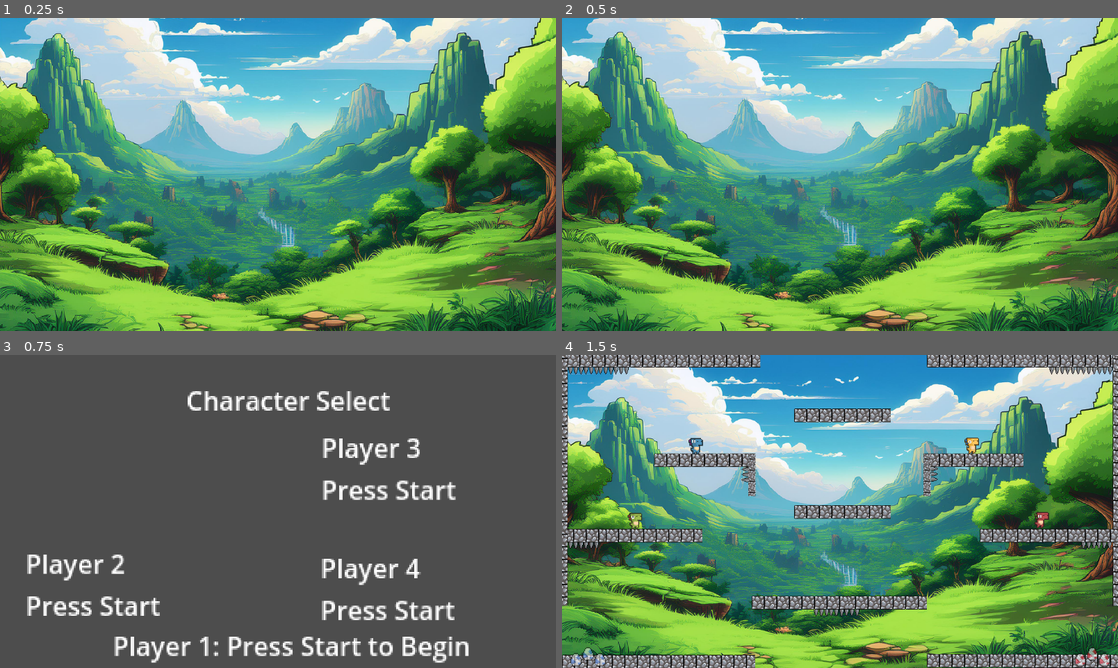
Above: before the commit, frames 1-4 (two rows, left to right).
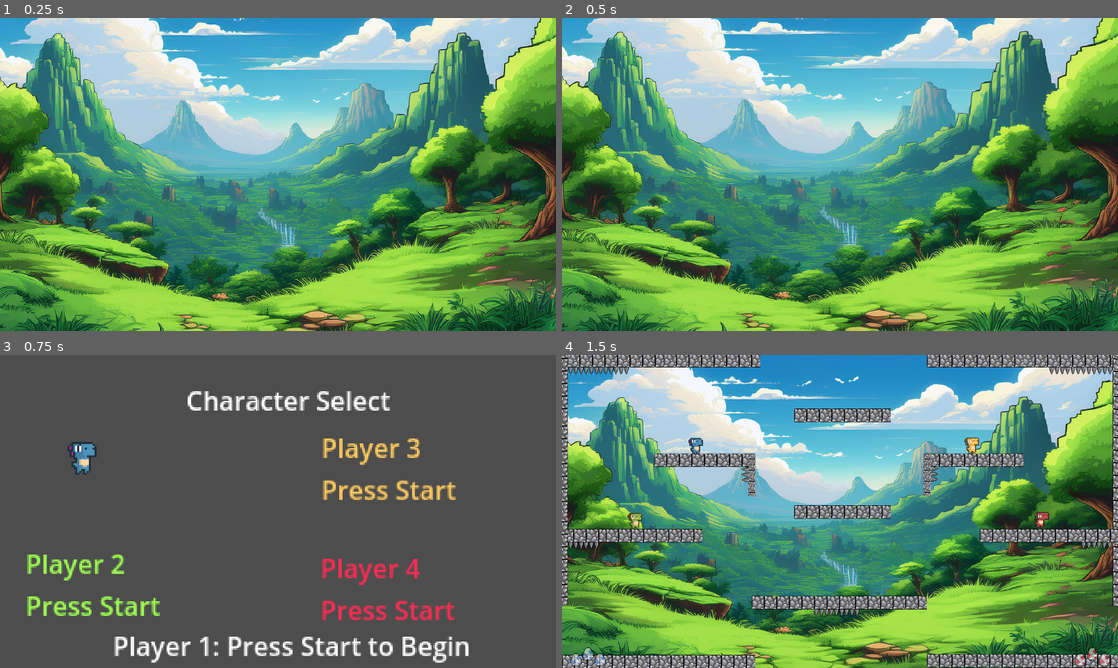
Above: after the commit, the same moments.

Repository: GomaGames/ggj-2025
Game: Godot game, scene res://Scenes/title.tscn
Two runs of this game, one before a commit and one after it. Both use one fixed random seed, a clock stepped at 60 frames per second and the inputs below.
Inputs:
- Up to frame 1 (0.25 s): no input
- Up to frame 2 (0.5 s): no input
- Up to frame 3 (0.75 s): tap Enter (any_start) at 0.5, 0.6 s
- Up to frame 4 (1.5 s): tap Enter (any_start) at 1.25, 1.35 s

Frames 1-2 are identical in both runs. In frame 3, 4.2% of the frame differs, in the area x 4-82%, y 26-85%; in frame 4, nothing differs.

Commit message:
updating player select

Diff:
--- a/Scenes/character_select.tscn
+++ b/Scenes/character_select.tscn
@@ -1,7 +1,579 @@
-[gd_scene load_steps=3 format=3 uid="uid://b2m7gfo3x5hwu"]
+[gd_scene load_steps=79 format=3 uid="uid://b2m7gfo3x5hwu"]
 
 [ext_resource type="Script" path="res://Scenes/character_select.gd" id="1_waoq6"]
 [ext_resource type="PackedScene" uid="uid://d1opgus8oy0s2" path="res://Sprites/Player.tscn" id="2_77kn1"]
+[ext_resource type="Texture2D" uid="uid://cw7h0lpwn120i" path="res://Assets/Sprites/DinoSprites - doux.png" id="3_r4010"]
+[ext_resource type="Texture2D" uid="uid://bpu35jeb3ksg0" path="res://Assets/Sprites/DinoSprites - vita.png" id="4_npym0"]
+[ext_resource type="Texture2D" uid="uid://bphue0fn5n81f" path="res://Assets/Sprites/DinoSprites - tard.png" id="5_in2ne"]
+[ext_resource type="Texture2D" uid="uid://bhowpsyn6gi4f" path="res://Assets/Sprites/DinoSprites - mort.png" id="6_2xl2o"]
+
+[sub_resource type="AtlasTexture" id="AtlasTexture_uvlrn"]
+atlas = ExtResource("3_r4010")
+region = Rect2(336, 0, 24, 24)
+
+[sub_resource type="AtlasTexture" id="AtlasTexture_g7sbh"]
+atlas = ExtResource("3_r4010")
+region = Rect2(360, 0, 24, 24)
+
+[sub_resource type="AtlasTexture" id="AtlasTexture_k37o2"]
+atlas = ExtResource("3_r4010")
+region = Rect2(384, 0, 24, 24)
+
+[sub_resource type="AtlasTexture" id="AtlasTexture_e32mv"]
+atlas = ExtResource("3_r4010")
+region = Rect2(0, 0, 24, 24)
+
+[sub_resource type="AtlasTexture" id="AtlasTexture_82emv"]
+atlas = ExtResource("3_r4010")
+region = Rect2(24, 0, 24, 24)
+
+[sub_resource type="AtlasTexture" id="AtlasTexture_h0ymg"]
+atlas = ExtResource("3_r4010")
+region = Rect2(48, 0, 24, 24)
+
+[sub_resource type="AtlasTexture" id="AtlasTexture_by1lv"]
+atlas = ExtResource("3_r4010")
+region = Rect2(72, 0, 24, 24)
+
+[sub_resource type="AtlasTexture" id="AtlasTexture_b4bu4"]
+atlas = ExtResource("3_r4010")
+region = Rect2(240, 0, 24, 24)
+
+[sub_resource type="AtlasTexture" id="AtlasTexture_do6p2"]
+atlas = ExtResource("3_r4010")
+region = Rect2(264, 0, 24, 24)
+
+[sub_resource type="AtlasTexture" id="AtlasTexture_vqg8x"]
+atlas = ExtResource("3_r4010")
+region = Rect2(288, 0, 24, 24)
+
+[sub_resource type="AtlasTexture" id="AtlasTexture_cf5hu"]
+atlas = ExtResource("3_r4010")
+region = Rect2(312, 0, 24, 24)
+
+[sub_resource type="AtlasTexture" id="AtlasTexture_jbl4j"]
+atlas = ExtResource("3_r4010")
+region = Rect2(96, 0, 24, 24)
+
+[sub_resource type="AtlasTexture" id="AtlasTexture_1k62x"]
+atlas = ExtResource("3_r4010")
+region = Rect2(120, 0, 24, 24)
+
+[sub_resource type="AtlasTexture" id="AtlasTexture_aswia"]
+atlas = ExtResource("3_r4010")
+region = Rect2(144, 0, 24, 24)
+
+[sub_resource type="AtlasTexture" id="AtlasTexture_hqikc"]
+atlas = ExtResource("3_r4010")
+region = Rect2(168, 0, 24, 24)
+
+[sub_resource type="AtlasTexture" id="AtlasTexture_qd8cp"]
+atlas = ExtResource("3_r4010")
+region = Rect2(192, 0, 24, 24)
+
+[sub_resource type="AtlasTexture" id="AtlasTexture_yssy8"]
+atlas = ExtResource("3_r4010")
+region = Rect2(216, 0, 24, 24)
+
+[sub_resource type="SpriteFrames" id="SpriteFrames_i7yvv"]
+animations = [{
+"frames": [{
+"duration": 1.0,
+"texture": SubResource("AtlasTexture_uvlrn")
+}, {
+"duration": 1.0,
+"texture": SubResource("AtlasTexture_g7sbh")
+}, {
+"duration": 1.0,
+"texture": SubResource("AtlasTexture_k37o2")
+}],
+"loop": true,
+"name": &"Hurt",
+"speed": 5.0
+}, {
+"frames": [{
+"duration": 1.0,
+"texture": SubResource("AtlasTexture_e32mv")
+}, {
+"duration": 1.0,
+"texture": SubResource("AtlasTexture_82emv")
+}, {
+"duration": 1.0,
+"texture": SubResource("AtlasTexture_h0ymg")
+}, {
+"duration": 1.0,
+"texture": SubResource("AtlasTexture_by1lv")
+}],
+"loop": true,
+"name": &"Idle",
+"speed": 5.0
+}, {
+"frames": [{
+"duration": 1.0,
+"texture": SubResource("AtlasTexture_b4bu4")
+}, {
+"duration": 1.0,
+"texture": SubResource("AtlasTexture_do6p2")
+}, {
+"duration": 1.0,
+"texture": SubResource("AtlasTexture_vqg8x")
+}, {
+"duration": 1.0,
+"texture": SubResource("AtlasTexture_cf5hu")
+}],
+"loop": true,
+"name": &"Kick",
+"speed": 5.0
+}, {
+"frames": [{
+"duration": 1.0,
+"texture": SubResource("AtlasTexture_jbl4j")
+}, {
+"duration": 1.0,
+"texture": SubResource("AtlasTexture_1k62x")
+}, {
+"duration": 1.0,
+"texture": SubResource("AtlasTexture_aswia")
+}, {
+"duration": 1.0,
+"texture": SubResource("AtlasTexture_hqikc")
+}, {
+"duration": 1.0,
+"texture": SubResource("AtlasTexture_qd8cp")
+}, {
+"duration": 1.0,
+"texture": SubResource("AtlasTexture_yssy8")
+}],
+"loop": true,
+"name": &"Walk",
+"speed": 5.0
+}]
+
+[sub_resource type="AtlasTexture" id="AtlasTexture_hwdfn"]
+atlas = ExtResource("4_npym0")
+region = Rect2(336, 0, 24, 24)
+
+[sub_resource type="AtlasTexture" id="AtlasTexture_2gtle"]
+atlas = ExtResource("4_npym0")
+region = Rect2(360, 0, 24, 24)
+
+[sub_resource type="AtlasTexture" id="AtlasTexture_80hyh"]
+atlas = ExtResource("4_npym0")
+region = Rect2(384, 0, 24, 24)
+
+[sub_resource type="AtlasTexture" id="AtlasTexture_vekfd"]
+atlas = ExtResource("4_npym0")
+region = Rect2(0, 0, 24, 24)
+
+[sub_resource type="AtlasTexture" id="AtlasTexture_r6ews"]
+atlas = ExtResource("4_npym0")
+region = Rect2(24, 0, 24, 24)
+
+[sub_resource type="AtlasTexture" id="AtlasTexture_b2vqq"]
+atlas = ExtResource("4_npym0")
+region = Rect2(48, 0, 24, 24)
+
+[sub_resource type="AtlasTexture" id="AtlasTexture_vk85g"]
+atlas = ExtResource("4_npym0")
+region = Rect2(72, 0, 24, 24)
+
+[sub_resource type="AtlasTexture" id="AtlasTexture_aoqg1"]
+atlas = ExtResource("4_npym0")
+region = Rect2(240, 0, 24, 24)
+
+[sub_resource type="AtlasTexture" id="AtlasTexture_cisn7"]
+atlas = ExtResource("4_npym0")
+region = Rect2(264, 0, 24, 24)
+
+[sub_resource type="AtlasTexture" id="AtlasTexture_ctyyp"]
+atlas = ExtResource("4_npym0")
+region = Rect2(288, 0, 24, 24)
+
+[sub_resource type="AtlasTexture" id="AtlasTexture_hytdu"]
+atlas = ExtResource("4_npym0")
+region = Rect2(312, 0, 24, 24)
+
+[sub_resource type="AtlasTexture" id="AtlasTexture_cj8hr"]
+atlas = ExtResource("4_npym0")
+region = Rect2(96, 0, 24, 24)
+
+[sub_resource type="AtlasTexture" id="AtlasTexture_u41hw"]
+atlas = ExtResource("4_npym0")
+region = Rect2(120, 0, 24, 24)
+
+[sub_resource type="AtlasTexture" id="AtlasTexture_mb5fq"]
+atlas = ExtResource("4_npym0")
+region = Rect2(144, 0, 24, 24)
+
+[sub_resource type="AtlasTexture" id="AtlasTexture_sw37f"]
+atlas = ExtResource("4_npym0")
+region = Rect2(168, 0, 24, 24)
+
+[sub_resource type="AtlasTexture" id="AtlasTexture_p1wsl"]
+atlas = ExtResource("4_npym0")
+region = Rect2(192, 0, 24, 24)
+
+[sub_resource type="AtlasTexture" id="AtlasTexture_3004d"]
+atlas = ExtResource("4_npym0")
+region = Rect2(216, 0, 24, 24)
+
+[sub_resource type="SpriteFrames" id="SpriteFrames_5btr7"]
+animations = [{
+"frames": [{
+"duration": 1.0,
+"texture": SubResource("AtlasTexture_hwdfn")
+}, {
+"duration": 1.0,
+"texture": SubResource("AtlasTexture_2gtle")
+}, {
+"duration": 1.0,
+"texture": SubResource("AtlasTexture_80hyh")
+}],
+"loop": true,
+"name": &"Hurt",
+"speed": 5.0
+}, {
+"frames": [{
+"duration": 1.0,
+"texture": SubResource("AtlasTexture_vekfd")
+}, {
+"duration": 1.0,
+"texture": SubResource("AtlasTexture_r6ews")
+}, {
+"duration": 1.0,
+"texture": SubResource("AtlasTexture_b2vqq")
+}, {
+"duration": 1.0,
+"texture": SubResource("AtlasTexture_vk85g")
+}],
+"loop": true,
+"name": &"Idle",
+"speed": 5.0
+}, {
+"frames": [{
+"duration": 1.0,
+"texture": SubResource("AtlasTexture_aoqg1")
+}, {
+"duration": 1.0,
+"texture": SubResource("AtlasTexture_cisn7")
+}, {
+"duration": 1.0,
+"texture": SubResource("AtlasTexture_ctyyp")
+}, {
+"duration": 1.0,
+"texture": SubResource("AtlasTexture_hytdu")
+}],
+"loop": true,
+"name": &"Kick",
+"speed": 5.0
+}, {
+"frames": [{
+"duration": 1.0,
+"texture": SubResource("AtlasTexture_cj8hr")
+}, {
+"duration": 1.0,
+"texture": SubResource("AtlasTexture_u41hw")
+}, {
+"duration": 1.0,
+"texture": SubResource("AtlasTexture_mb5fq")
+}, {
+"duration": 1.0,
+"texture": SubResource("AtlasTexture_sw37f")
+}, {
+"duration": 1.0,
+"texture": SubResource("AtlasTexture_p1wsl")
+}, {
+"duration": 1.0,
+"texture": SubResource("AtlasTexture_3004d")
+}],
+"loop": true,
+"name": &"Walk",
+"speed": 5.0
+}]
+
+[sub_resource type="AtlasTexture" id="AtlasTexture_epvih"]
+atlas = ExtResource("5_in2ne")
+region = Rect2(336, 0, 24, 24)
+
+[sub_resource type="AtlasTexture" id="AtlasTexture_l51ni"]
+atlas = ExtResource("5_in2ne")
+region = Rect2(360, 0, 24, 24)
+
+[sub_resource type="AtlasTexture" id="AtlasTexture_qafng"]
+atlas = ExtResource("5_in2ne")
+region = Rect2(384, 0, 24, 24)
+
+[sub_resource type="AtlasTexture" id="AtlasTexture_si6mo"]
+atlas = ExtResource("5_in2ne")
+region = Rect2(0, 0, 24, 24)
+
+[sub_resource type="AtlasTexture" id="AtlasTexture_vuxrx"]
+atlas = ExtResource("5_in2ne")
+region = Rect2(24, 0, 24, 24)
+
+[sub_resource type="AtlasTexture" id="AtlasTexture_y5ltm"]
+atlas = ExtResource("5_in2ne")
+region = Rect2(48, 0, 24, 24)
+
+[sub_resource type="AtlasTexture" id="AtlasTexture_s3igl"]
+atlas = ExtResource("5_in2ne")
+region = Rect2(72, 0, 24, 24)
+
+[sub_resource type="AtlasTexture" id="AtlasTexture_uelu8"]
+atlas = ExtResource("5_in2ne")
+region = Rect2(240, 0, 24, 24)
+
+[sub_resource type="AtlasTexture" id="AtlasTexture_hujfp"]
+atlas = ExtResource("5_in2ne")
+region = Rect2(264, 0, 24, 24)
+
+[sub_resource type="AtlasTexture" id="AtlasTexture_uadqt"]
+atlas = ExtResource("5_in2ne")
+region = Rect2(288, 0, 24, 24)
+
+[sub_resource type="AtlasTexture" id="AtlasTexture_v08wf"]
+atlas = ExtResource("5_in2ne")
+region = Rect2(312, 0, 24, 24)
+
+[sub_resource type="AtlasTexture" id="AtlasTexture_g62ju"]
+atlas = ExtResource("5_in2ne")
+region = Rect2(96, 0, 24, 24)
+
+[sub_resource type="AtlasTexture" id="AtlasTexture_s2law"]
+atlas = ExtResource("5_in2ne")
+region = Rect2(120, 0, 24, 24)
+
+[sub_resource type="AtlasTexture" id="AtlasTexture_sirl4"]
+atlas = ExtResource("5_in2ne")
+region = Rect2(144, 0, 24, 24)
+
+[sub_resource type="AtlasTexture" id="AtlasTexture_8i61o"]
+atlas = ExtResource("5_in2ne")
+region = Rect2(168, 0, 24, 24)
+
+[sub_resource type="AtlasTexture" id="AtlasTexture_xq0he"]
+atlas = ExtResource("5_in2ne")
+region = Rect2(192, 0, 24, 24)
+
+[sub_resource type="AtlasTexture" id="AtlasTexture_8l8g1"]
+atlas = ExtResource("5_in2ne")
+region = Rect2(216, 0, 24, 24)
+
+[sub_resource type="SpriteFrames" id="SpriteFrames_kdcd3"]
+animations = [{
+"frames": [{
+"duration": 1.0,
+"texture": SubResource("AtlasTexture_epvih")
+}, {
+"duration": 1.0,
+"texture": SubResource("AtlasTexture_l51ni")
+}, {
+"duration": 1.0,
+"texture": SubResource("AtlasTexture_qafng")
+}],
+"loop": true,
+"name": &"Hurt",
+"speed": 5.0
+}, {
+"frames": [{
+"duration": 1.0,
+"texture": SubResource("AtlasTexture_si6mo")
+}, {
+"duration": 1.0,
+"texture": SubResource("AtlasTexture_vuxrx")
+}, {
+"duration": 1.0,
+"texture": SubResource("AtlasTexture_y5ltm")
+}, {
+"duration": 1.0,
+"texture": SubResource("AtlasTexture_s3igl")
+}],
+"loop": true,
+"name": &"Idle",
+"speed": 5.0
+}, {
+"frames": [{
+"duration": 1.0,
+"texture": SubResource("AtlasTexture_uelu8")
+}, {
+"duration": 1.0,
+"texture": SubResource("AtlasTexture_hujfp")
+}, {
+"duration": 1.0,
+"texture": SubResource("AtlasTexture_uadqt")
+}, {
+"duration": 1.0,
+"texture": SubResource("AtlasTexture_v08wf")
+}],
+"loop": true,
+"name": &"Kick",
+"speed": 5.0
+}, {
+"frames": [{
+"duration": 1.0,
+"texture": SubResource("AtlasTexture_g62ju")
+}, {
+"duration": 1.0,
+"texture": SubResource("AtlasTexture_s2law")
+}, {
+"duration": 1.0,
+"texture": SubResource("AtlasTexture_sirl4")
+}, {
+"duration": 1.0,
+"texture": SubResource("AtlasTexture_8i61o")
+}, {
+"duration": 1.0,
+"texture": SubResource("AtlasTexture_xq0he")
+}, {
+"duration": 1.0,
+"texture": SubResource("AtlasTexture_8l8g1")
+}],
+"loop": true,
+"name": &"Walk",
+"speed": 5.0
+}]
+
+[sub_resource type="AtlasTexture" id="AtlasTexture_0lv4q"]
+atlas = ExtResource("6_2xl2o")
+region = Rect2(336, 0, 24, 24)
+
+[sub_resource type="AtlasTexture" id="AtlasTexture_j0n2f"]
+atlas = ExtResource("6_2xl2o")
+region = Rect2(360, 0, 24, 24)
+
+[sub_resource type="AtlasTexture" id="AtlasTexture_bhck5"]
+atlas = ExtResource("6_2xl2o")
+region = Rect2(384, 0, 24, 24)
+
+[sub_resource type="AtlasTexture" id="AtlasTexture_d7w7s"]
+atlas = ExtResource("6_2xl2o")
+region = Rect2(0, 0, 24, 24)
+
+[sub_resource type="AtlasTexture" id="AtlasTexture_brfwt"]
+atlas = ExtResource("6_2xl2o")
+region = Rect2(24, 0, 24, 24)
+
+[sub_resource type="AtlasTexture" id="AtlasTexture_l20es"]
+atlas = ExtResource("6_2xl2o")
+region = Rect2(48, 0, 24, 24)
+
+[sub_resource type="AtlasTexture" id="AtlasTexture_gtf62"]
+atlas = ExtResource("6_2xl2o")
+region = Rect2(72, 0, 24, 24)
+
+[sub_resource type="AtlasTexture" id="AtlasTexture_itps1"]
+atlas = ExtResource("6_2xl2o")
+region = Rect2(240, 0, 24, 24)
+
+[sub_resource type="AtlasTexture" id="AtlasTexture_0h6lv"]
+atlas = ExtResource("6_2xl2o")
+region = Rect2(264, 0, 24, 24)
+
+[sub_resource type="AtlasTexture" id="AtlasTexture_hyyqi"]
+atlas = ExtResource("6_2xl2o")
+region = Rect2(288, 0, 24, 24)
+
+[sub_resource type="AtlasTexture" id="AtlasTexture_5vfpf"]
+atlas = ExtResource("6_2xl2o")
+region = Rect2(312, 0, 24, 24)
+
+[sub_resource type="AtlasTexture" id="AtlasTexture_irpyd"]
+atlas = ExtResource("6_2xl2o")
+region = Rect2(96, 0, 24, 24)
+
+[sub_resource type="AtlasTexture" id="AtlasTexture_5d861"]
+atlas = ExtResource("6_2xl2o")
+region = Rect2(120, 0, 24, 24)
+
+[sub_resource type="AtlasTexture" id="AtlasTexture_vg0uo"]
+atlas = ExtResource("6_2xl2o")
+region = Rect2(144, 0, 24, 24)
+
+[sub_resource type="AtlasTexture" id="AtlasTexture_qw2tm"]
+atlas = ExtResource("6_2xl2o")
+region = Rect2(168, 0, 24, 24)
+
+[sub_resource type="AtlasTexture" id="AtlasTexture_3sone"]
+atlas = ExtResource("6_2xl2o")
+region = Rect2(192, 0, 24, 24)
+
+[sub_resource type="AtlasTexture" id="AtlasTexture_0o1jp"]
+atlas = ExtResource("6_2xl2o")
+region = Rect2(216, 0, 24, 24)
+
+[sub_resource type="SpriteFrames" id="SpriteFrames_qh1r0"]
+animations = [{
+"frames": [{
+"duration": 1.0,
+"texture": SubResource("AtlasTexture_0lv4q")
+}, {
+"duration": 1.0,
+"texture": SubResource("AtlasTexture_j0n2f")
+}, {
+"duration": 1.0,
+"texture": SubResource("AtlasTexture_bhck5")
+}],
+"loop": true,
+"name": &"Hurt",
+"speed": 5.0
+}, {
+"frames": [{
+"duration": 1.0,
+"texture": SubResource("AtlasTexture_d7w7s")
+}, {
+"duration": 1.0,
+"texture": SubResource("AtlasTexture_brfwt")
+}, {
+"duration": 1.0,
+"texture": SubResource("AtlasTexture_l20es")
+}, {
+"duration": 1.0,
+"texture": SubResource("AtlasTexture_gtf62")
+}],
+"loop": true,
+"name": &"Idle",
+"speed": 5.0
+}, {
+"frames": [{
+"duration": 1.0,
+"texture": SubResource("AtlasTexture_itps1")
+}, {
+"duration": 1.0,
+"texture": SubResource("AtlasTexture_0h6lv")
+}, {
+"duration": 1.0,
+"texture": SubResource("AtlasTexture_hyyqi")
+}, {
+"duration": 1.0,
+"texture": SubResource("AtlasTexture_5vfpf")
+}],
+"loop": true,
+"name": &"Kick",
+"speed": 5.0
+}, {
+"frames": [{
+"duration": 1.0,
+"texture": SubResource("AtlasTexture_irpyd")
+}, {
+"duration": 1.0,
+"texture": SubResource("AtlasTexture_5d861")
+}, {
+"duration": 1.0,
+"texture": SubResource("AtlasTexture_vg0uo")
+}, {
+"duration": 1.0,
+"texture": SubResource("AtlasTexture_qw2tm")
+}, {
+"duration": 1.0,
+"texture": SubResource("AtlasTexture_3sone")
+}, {
+"duration": 1.0,
+"texture": SubResource("AtlasTexture_0o1jp")
+}],
+"loop": true,
+"name": &"Walk",
+"speed": 5.0
+}]
 
 [node name="CharacterSelect" type="Node2D"]
 script = ExtResource("1_waoq6")
@@ -15,6 +587,7 @@
 text = "Character Select"
 
 [node name="Player Text 1" type="Label" parent="."]
+modulate = Color(0, 0.678431, 1, 1)
 offset_left = 56.0
 offset_top = 149.0
 offset_right = 183.0
@@ -24,6 +597,7 @@
 Press Start"
 
 [node name="Player Text 2" type="Label" parent="."]
+modulate = Color(0.619608, 1, 0.313726, 1)
 offset_left = 53.0
 offset_top = 393.0
 offset_right = 180.0
@@ -33,6 +607,7 @@
 Press Start"
 
 [node name="Player Text 3" type="Label" parent="."]
+modulate = Color(1, 0.788235, 0.368627, 1)
 offset_left = 666.0
 offset_top = 153.0
 offset_right = 793.0
@@ -42,6 +617,7 @@
 Press Start"
 
 [node name="Player Text 4" type="Label" parent="."]
+modulate = Color(1, 0.172549, 0.32549, 1)
 offset_left = 664.0
 offset_top = 402.0
 offset_right = 791.0
@@ -62,27 +638,51 @@
 [node name="Player 1" parent="." instance=ExtResource("2_77kn1")]
 visible = false
 position = Vector2(170, 246)
+scale = Vector2(2, 2)
 player_num = 1
 physics_enabled = false
-color = Color(0, 0.534775, 0.766988, 1)
+
+[node name="Player 1" type="AnimatedSprite2D" parent="Player 1"]
+position = Vector2(1, -17)
+scale = Vector2(2, 2)
+sprite_frames = SubResource("SpriteFrames_i7yvv")
+animation = &"Kick"
 
 [node name="Player 2" parent="." instance=ExtResource("2_77kn1")]
 visible = false
 position = Vector2(172, 486)
+scale = Vector2(2, 2)
 player_num = 2
 physics_enabled = false
-color = Color(0, 0.565915, 0.60189, 1)
+
+[node name="Player 2" type="AnimatedSprite2D" parent="Player 2"]
+position = Vector2(2, -18)
+scale = Vector2(2, 2)
+sprite_frames = SubResource("SpriteFrames_5btr7")
+animation = &"Idle"
 
 [node name="Player 3" parent="." instance=ExtResource("2_77kn1")]
 visible = false
 position = Vector2(797, 258)
+scale = Vector2(2, 2)
 player_num = 3
 physics_enabled = false
-color = Color(0.979576, 0, 0.478244, 1)
+
+[node name="Player 3" type="AnimatedSprite2D" parent="Player 3"]
+position = Vector2(1, -18)
+scale = Vector2(2, 2)
+sprite_frames = SubResource("SpriteFrames_kdcd3")
+animation = &"Idle"
 
 [node name="Player 4" parent="." instance=ExtResource("2_77kn1")]
 visible = false
 position = Vector2(796, 495)
+scale = Vector2(2, 2)
 player_num = 4
 physics_enabled = false
-color = Color(0.973041, 0.000273383, 0.854655, 1)
+
+[node name="Player 4" type="AnimatedSprite2D" parent="Player 4"]
+position = Vector2(0, -18)
+scale = Vector2(2, 2)
+sprite_frames = SubResource("SpriteFrames_qh1r0")
+animation = &"Hurt"
